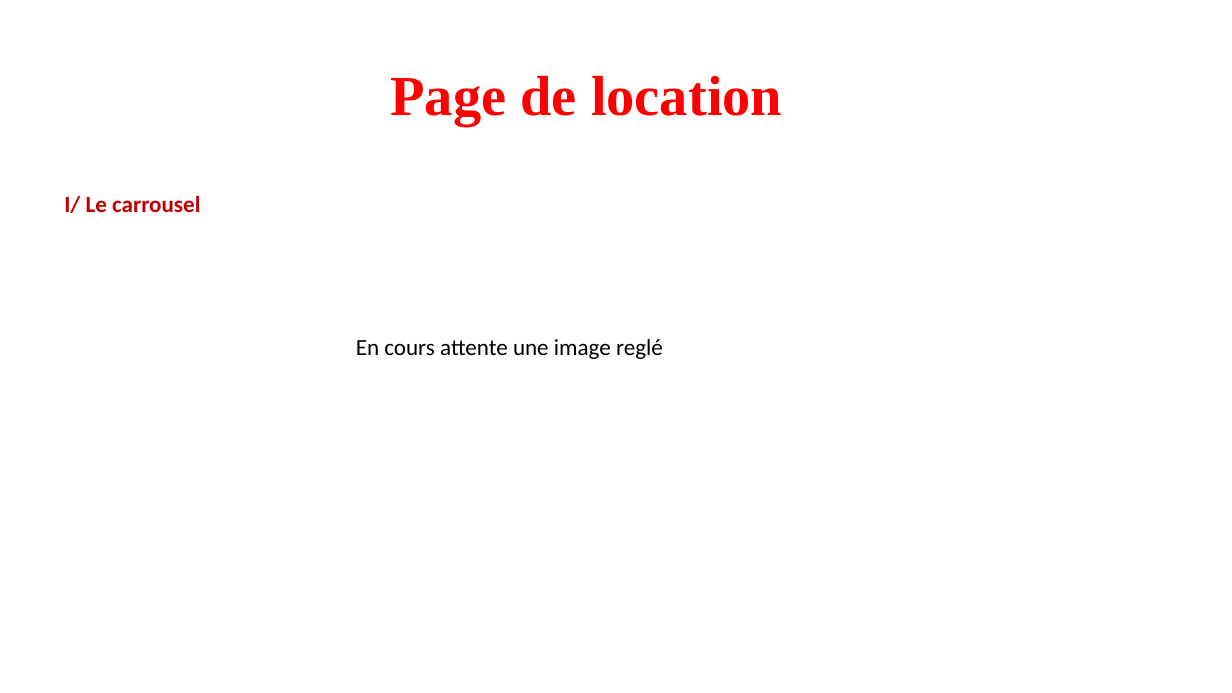
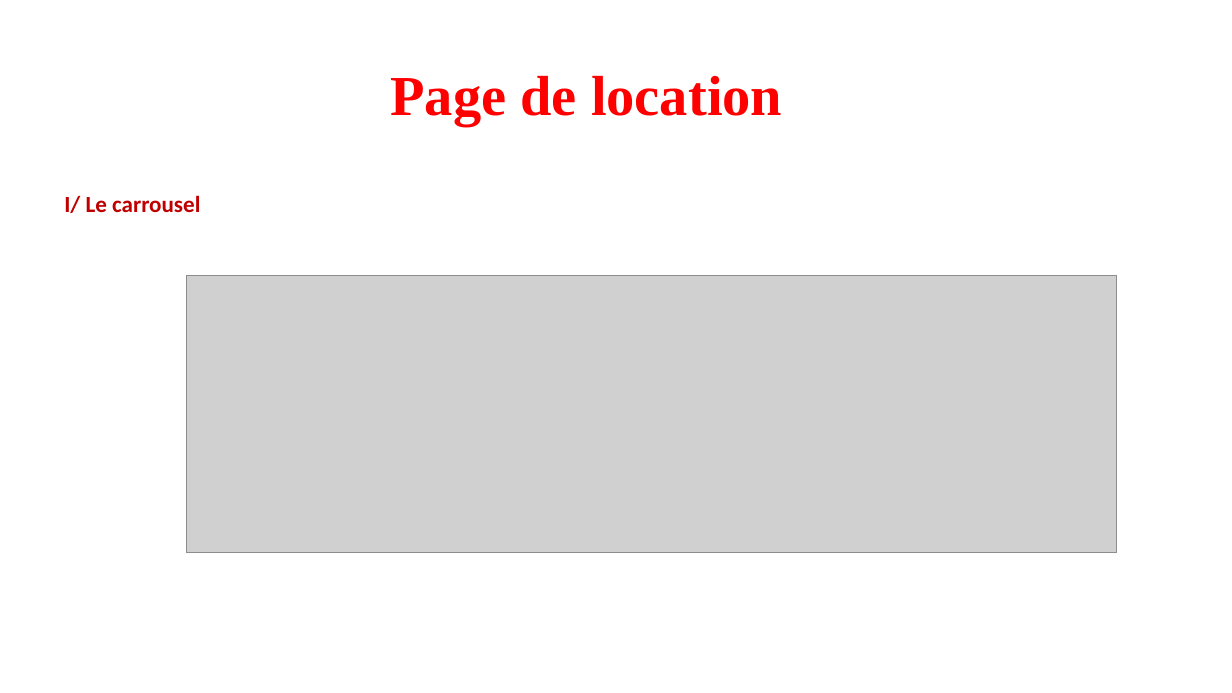
Before and after one commit to VinceDS99/Projet-6-Kasa, a slide deck: slide 6 of Présentation site Kasa.pptx. Drawn at 1232x693 pixels with LibreOffice and Linux fonts; fonts in the diff are those of the drawing; grey boxes stand for pictures. Boxes give left, top, right and bottom in pixels: in the first picture for what was removed or moved away, otherwise in the second. Text is boxed around its words. In the diff, an @@ line names an element or a change of style, - is before the commit and + after.

```diff
--- a/Présentation site Kasa.pptx
+++ b/Présentation site Kasa.pptx
@@ picture added at (187,275,1117,553) @@
@@ text removed at (356,339,663,359) @@
-En cours attente une image reglé
```
Also in this commit, not shown: 1 slide added, 8 other files.
